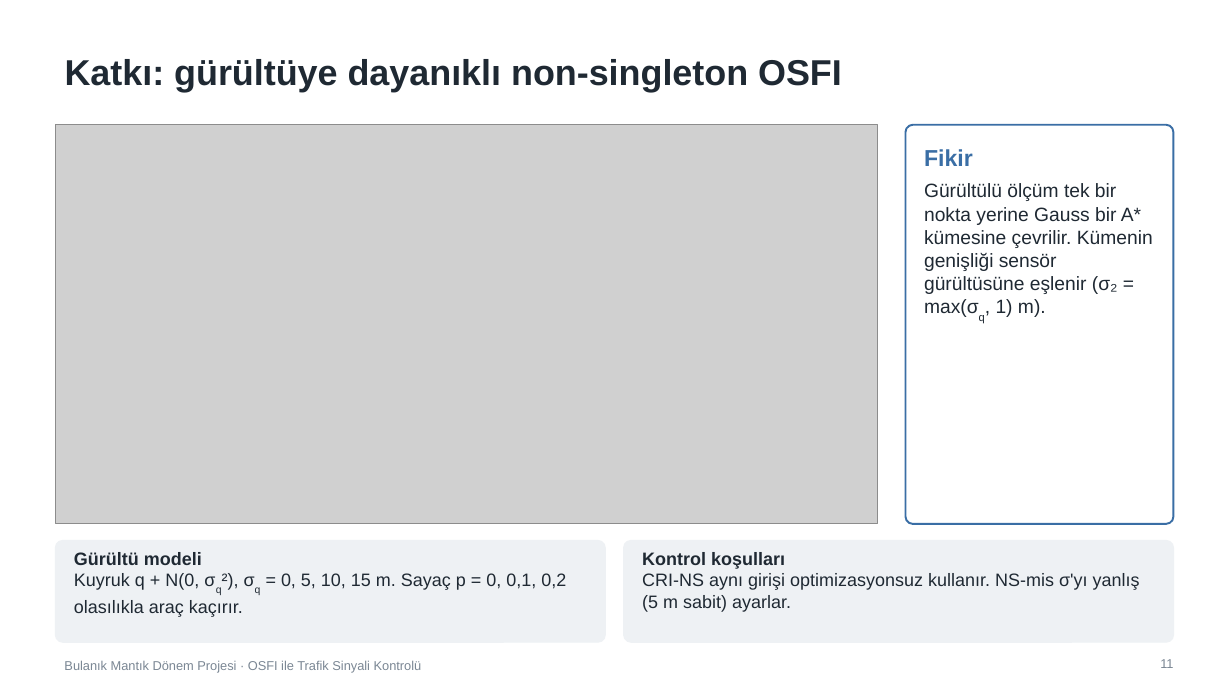
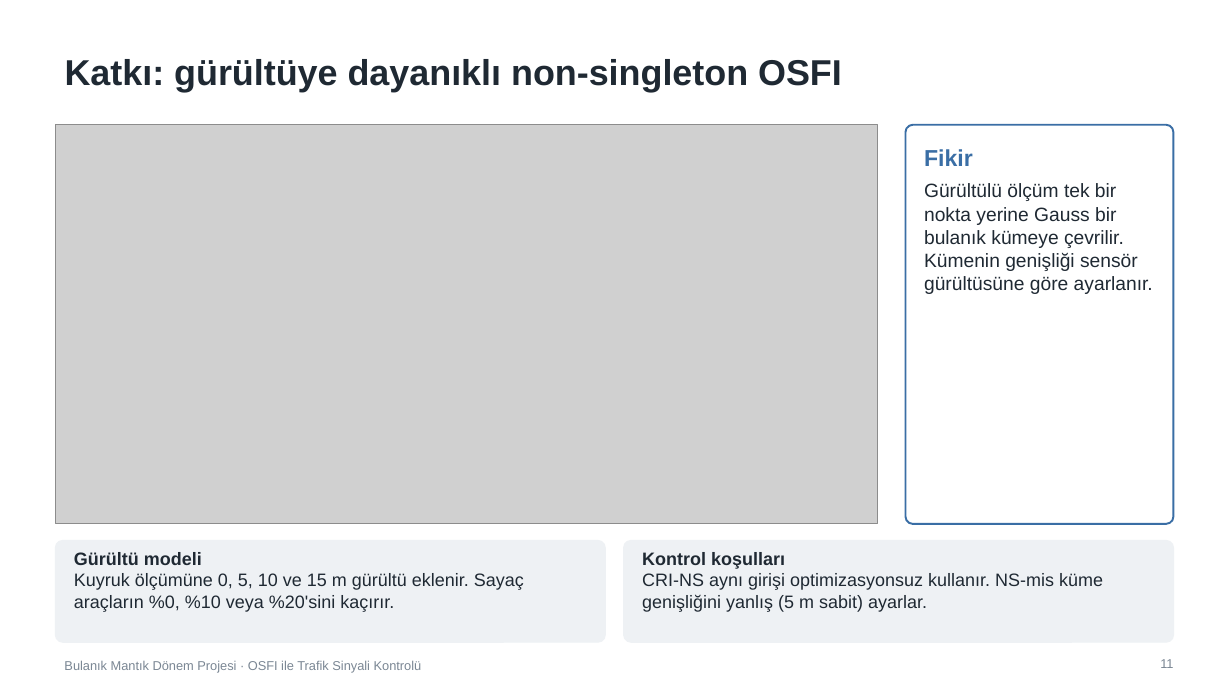
Before and after one commit to iscanliomerfaruk/osfi-traffic-signal-control, a slide deck: slide 11 of presentation/OSFI_Sunum.pptx. Drawn at 1232x693 pixels with LibreOffice and Linux fonts; fonts in the diff are those of the drawing; grey boxes stand for pictures. Boxes give left, top, right and bottom in pixels: in the first picture for what was removed or moved away, otherwise in the second. Text is boxed around its words. In the diff, an @@ line names an element or a change of style, - is before the commit and + after.

```diff
--- a/presentation/OSFI_Sunum.pptx
+++ b/presentation/OSFI_Sunum.pptx
@@ text at (924,183,1153,294): text changed @@
-Gürültülü ölçüm tek bir nokta yerine Gauss bir A* kümesine çevrilir. Kümenin genişliği sensör gürültüsüne eşlenir (σ₂ = max(σq, 1) m).
+Gürültülü ölçüm tek bir nokta yerine Gauss bir bulanık kümeye çevrilir. Kümenin genişliği sensör gürültüsüne göre ayarlanır.
@@ text at (74,573,524,612): text changed @@
-Kuyruk q + N(0, σq²), σq = 0, 5, 10, 15 m. Sayaç p = 0, 0,1, 0,2 olasılıkla araç kaçırır.
+Kuyruk ölçümüne 0, 5, 10 ve 15 m gürültü eklenir. Sayaç araçların %0, %10 veya %20'sini kaçırır.
@@ text at (642,573,1103,612): text changed @@
-CRI-NS aynı girişi optimizasyonsuz kullanır. NS-mis σ'yı yanlış (5 m sabit) ayarlar.
+CRI-NS aynı girişi optimizasyonsuz kullanır. NS-mis küme genişliğini yanlış (5 m sabit) ayarlar.
```
Also in this commit, not shown: 6 other slides changed, 1 slide added, 1 slide removed, 1 other file.
